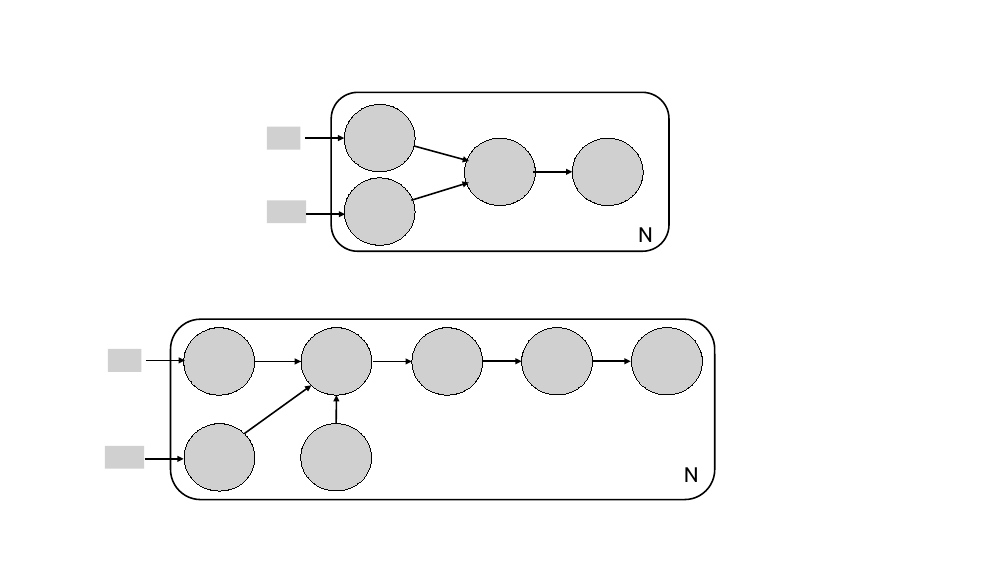
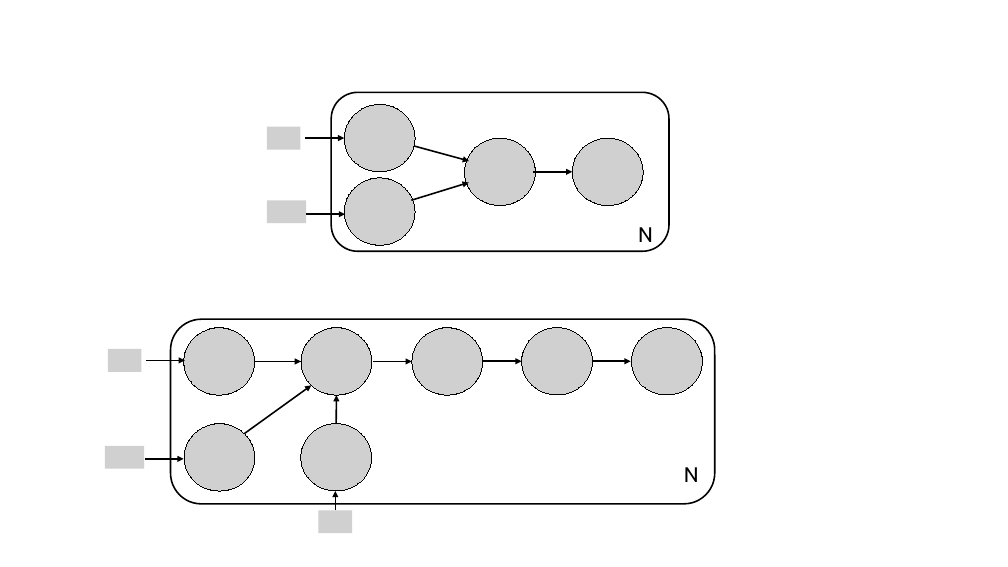
Before and after one commit to Frederik12345678/MBML-Water_quality, a slide deck: slide 2 of PGM.pptx. Drawn at 1008x567 pixels with LibreOffice and Linux fonts; fonts in the diff are those of the drawing; grey boxes stand for pictures. Boxes give left, top, right and bottom in pixels: in the first picture for what was removed or moved away, otherwise in the second. Text is boxed around its words. In the diff, an @@ line names an element or a change of style, - is before the commit and + after.

Commit message:
bla

```diff
--- a/PGM.pptx
+++ b/PGM.pptx
@@ rounded rectangle: place and size @@
-rounded rectangle at [171,319,715,500]
+rounded rectangle at [171,319,715,504]
@@ arrow added from (336, 510) to (336, 491), #000000 1.5 pt @@
@@ picture added at [318,510,352,533] @@
```
